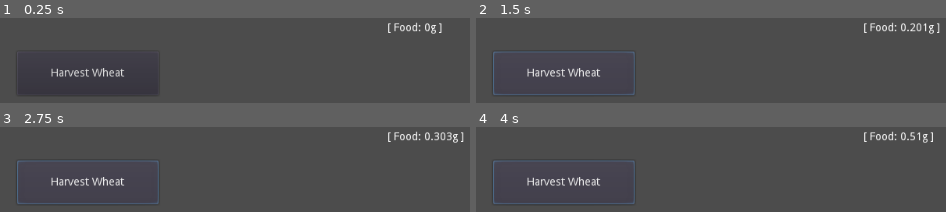
Above: before the commit, frames 1-4 (two rows, left to right).
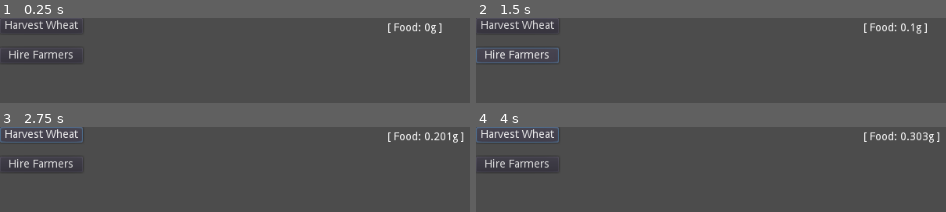
Above: after the commit, the same moments.

Repository: paradolfino/oca_godot_base
Game: Godot game, scene res://Main.tscn
The game is run twice, just before and just after one commit, with the same random seed, the same clock (stepped at 60 frames per second) and the same inputs.
Inputs (mouse positions are in pixels of both pictures, inside the frame that each line leads up to):
- Up to frame 1 (0.25 s): no input
- Up to frame 2 (1.5 s): click "Harvest Wheat" at 0.5 s; click (518, 55) at 1.25 s, where only the run after the commit has a clickable "Hire Farmers"
- Up to frame 3 (2.75 s): click "Harvest Wheat" at 2 s
- Up to frame 4 (4 s): click (518, 164) at 2.75 s, where only the run after the commit has a clickable "Hire Farmers"; click "Harvest Wheat" at 3.5 s

The runs differ from the first frame. In frame 1, 2.0% of the frame differs, in the area x 1-27%, y 2-70%; in frame 2, 3.6%; in frame 3, 3.5%; in frame 4, 3.8%, in the area x 0-99%, y 0-91%.

Commit message:
base for hire farmers

Diff:
--- a/Dictionary.gd
+++ b/Dictionary.gd
@@ -15,6 +15,7 @@
 		},
 		PLAYER = {
 			EFFICIENCY = "EFFICIENCY",
-			GAIN = "GAIN"
+			GAIN = "GAIN",
+			SKILL = "SKILL"
 		}
 	}
--- a/Main.gd
+++ b/Main.gd
@@ -22,23 +22,28 @@
 	return "[ %s ]" % tracker_text
 
 func update_tracker():
-	$Label.text = get_resource_tracker_text()
+	$ResourceTracker.text = get_resource_tracker_text()
 
 func next_day():
 	update_tracker()
 
-
+func increase_resource(res):
+	RES_MANAGER.set_resource(res, 1 * PLAYER_MANAGER.get_efficiency_and_increase_gain())
+	next_day()
 
 # Lifecycle methods
 func _ready():
 	update_tracker()
 
-func _process(delta):
-	pass
+#func _process(delta):
+#	pass
 
 
 # UI methods
 
-func _on_Button_pressed():
-	RES_MANAGER.set_resource(RESOURCES.FOOD, 1 * PLAYER_MANAGER.get_efficiency_and_increase_gain())
-	next_day()
+func _on_rFood_pressed():
+	increase_resource(RESOURCES.FOOD)
+
+
+func _on_hFood_pressed():
+	pass # Replace with function body.
--- a/Main.tscn
+++ b/Main.tscn
@@ -5,20 +5,41 @@
 [node name="Node" type="Node"]
 script = ExtResource( 1 )
 
-[node name="Button" type="Button" parent="."]
-margin_left = 22.0
-margin_top = 43.0
-margin_right = 203.0
-margin_bottom = 99.0
+[node name="VBoxContainer" type="VBoxContainer" parent="."]
+margin_right = 106.0
+margin_bottom = 600.0
+custom_constants/separation = 18
+__meta__ = {
+"_edit_use_anchors_": false
+}
+
+[node name="rFood" type="Button" parent="VBoxContainer"]
+margin_right = 106.0
+margin_bottom = 20.0
 text = "Harvest Wheat"
 __meta__ = {
 "_edit_use_anchors_": false
 }
 
-[node name="Label" type="Label" parent="."]
+[node name="hFood" type="Button" parent="VBoxContainer"]
+margin_top = 38.0
+margin_right = 106.0
+margin_bottom = 58.0
+text = "Hire Farmers"
+__meta__ = {
+"_edit_use_anchors_": false
+}
+
+[node name="ResourceTracker" type="Label" parent="."]
 margin_left = 496.0
 margin_top = 6.0
 margin_right = 550.0
 margin_bottom = 20.0
 text = "Food: 0g"
-[connection signal="pressed" from="Button" to="." method="_on_Button_pressed"]
+__meta__ = {
+"_edit_use_anchors_": false
+}
+[connection signal="pressed" from="VBoxContainer/rFood" to="." method="_on_Button_pressed"]
+[connection signal="pressed" from="VBoxContainer/rFood" to="." method="_on_rFood_pressed"]
+[connection signal="pressed" from="VBoxContainer/hFood" to="." method="_on_Button_pressed"]
+[connection signal="pressed" from="VBoxContainer/hFood" to="." method="_on_hFood_pressed"]
--- a/Player_Manager.gd
+++ b/Player_Manager.gd
@@ -2,6 +2,7 @@
 
 var EFFICIENCY
 var GAIN
+var SKILL
 
 func _init():
 	self.EFFICIENCY = 0.1
@@ -15,3 +16,6 @@
 	var new_eff = self.EFFICIENCY + self.GAIN
 	self.EFFICIENCY = new_eff
 	return original_eff
+
+func get_skill():
+	return self.SKILL
--- a/Resource_Manager.gd
+++ b/Resource_Manager.gd
@@ -14,6 +14,9 @@
 
 func set_resource(res, amt):
 	self[res].val += amt
+
+func set_resource_with_workers(res, amt):
+	self[res].val += amt * self[res].workers
 
 func get_resource(res):
 	return self[res]
